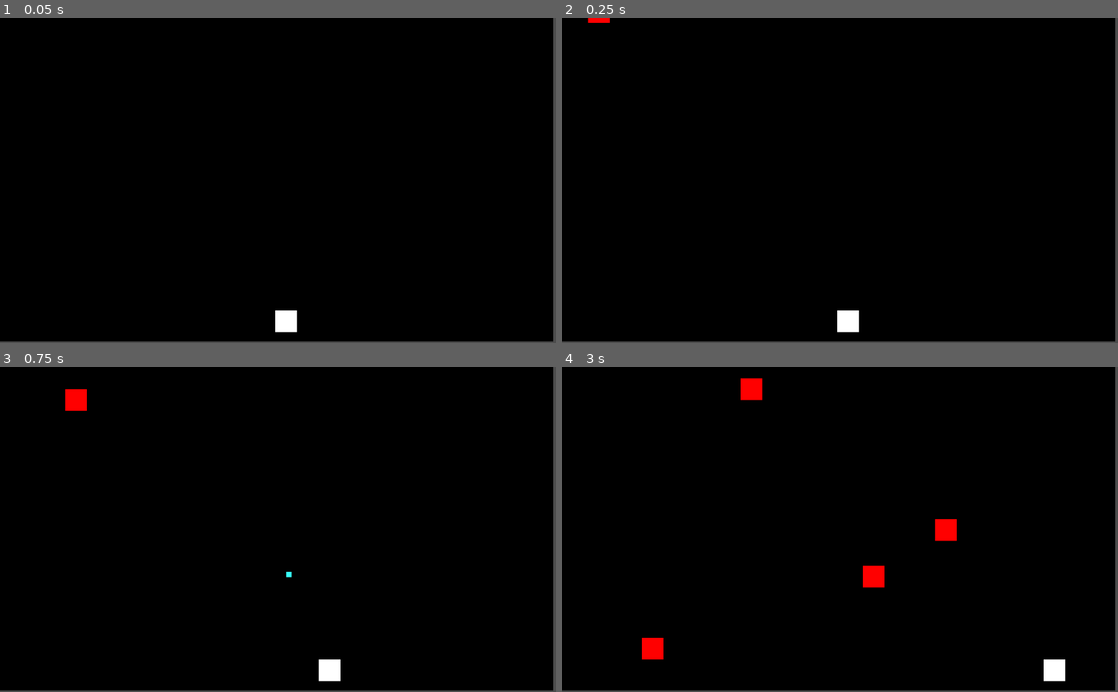
Above: before the commit, frames 1-4 (two rows, left to right).
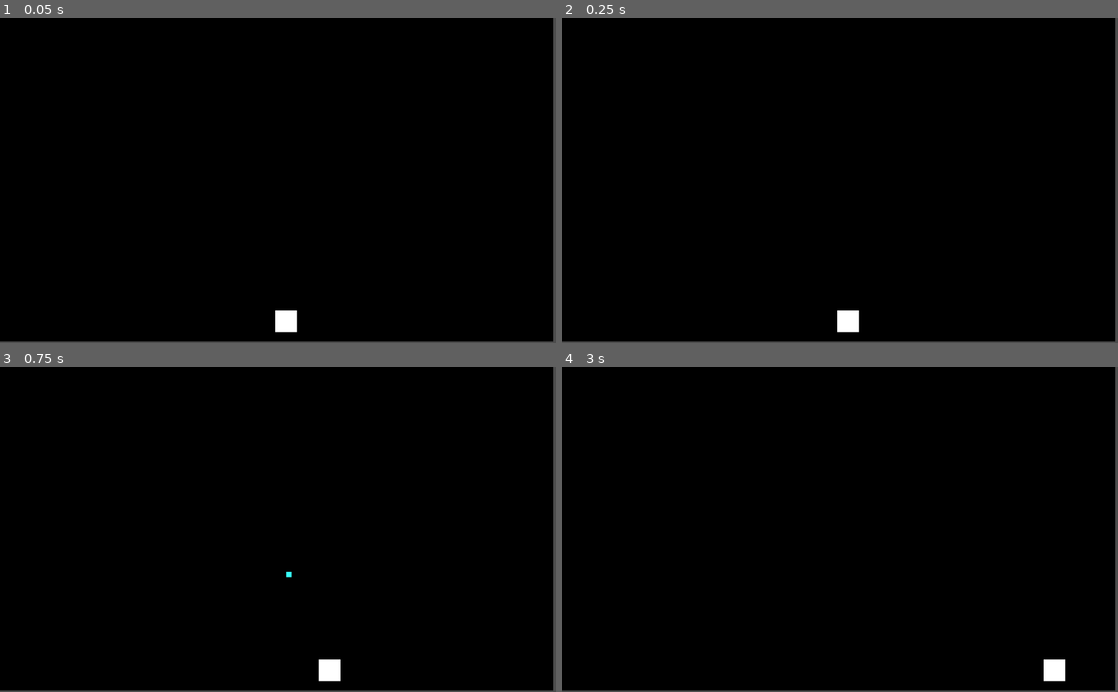
Above: after the commit, the same moments.

Repository: johnnybigoode-zz/not-gradius
Game: Godot game, scene res://MainRoot.tscn
Two runs of this game, one before a commit and one after it. Both use one fixed random seed, a clock stepped at 60 frames per second and the inputs below.
Inputs:
- Up to frame 1 (0.05 s): no input
- Up to frame 2 (0.25 s): no input
- Up to frame 3 (0.75 s): tap Enter (ui_accept) at 0.5 s; hold Right (ui_right) from 0.53 s (still down)
- Up to frame 4 (3 s): tap Enter (ui_accept) at 0.77, 1.52 s; release Right (ui_right) at 1.28 s; hold Left (ui_left) 1.28-2.03 s; hold Right (ui_right) from 2.03 s (still down)

Frame 1 is identical in both runs. In frame 2, less than 0.1% of the frame differs, in the area x 4-9%, y 0-2%; in frame 3, 0.3%; in frame 4, 1.1%, in the area x 14-71%, y 3-91%.
Error after the commit: Parse Error: The identifier "timer" isn't declared in the current scope. (res://MainRoot.gd:26)

Commit message:
Add borders

Diff:
--- /dev/null
+++ b/Borders.tscn
@@ -0,0 +1,22 @@
+[gd_scene load_steps=2 format=2]
+
+[sub_resource type="RectangleShape2D" id=1]
+extents = Vector2( 5, 300 )
+
+[node name="Borders" type="Node2D"]
+position = Vector2( -50, 0 )
+
+[node name="Node2D" type="Node2D" parent="."]
+
+[node name="StaticBody2D" type="StaticBody2D" parent="Node2D"]
+
+[node name="CollisionShape2D" type="CollisionShape2D" parent="Node2D/StaticBody2D"]
+position = Vector2( 5, 300 )
+shape = SubResource( 1 )
+
+[node name="Borders" type="ColorRect" parent="Node2D"]
+margin_right = 10.0
+margin_bottom = 600.0
+__meta__ = {
+"_edit_use_anchors_": false
+}
--- a/Global.gd
+++ b/Global.gd
@@ -1,3 +1,7 @@
 extends Node
 
 var score = 0
+var screen_width = 1024
+const border_width = 10
+var left_border_x = screen_width/3
+var right_border_x = (screen_width/3) * 2
--- a/MainRoot.gd
+++ b/MainRoot.gd
@@ -1,5 +1,7 @@
 extends Node2D
 
+var Border = load("res://Borders.tscn")
+onready var Global = get_node("/root/Global")
 
 # Declare member variables here. Examples:
 # var a = 2
@@ -9,13 +11,16 @@
 # Called when the node enters the scene tree for the first time.
 func _ready():
 	randomize()
+	add_bounds()
 	enemy_factory()
 
-
-var Enemy = load("res://Enemy.tscn")
-var timer = null
-var enemy_delay = 1
-var row_width = 60
+func add_bounds():
+	var border_left = Border.instance()
+	var border_right = Border.instance()
+	border_left.position = Vector2(Global.left_border_x-Global.border_width,0)
+	border_right.position = Vector2(Global.right_border_x,0)
+	add_child(border_left)
+	add_child(border_right)
 
 func enemy_factory():
 	timer = Timer.new()
--- a/MainRoot.tscn
+++ b/MainRoot.tscn
@@ -1,9 +1,10 @@
-[gd_scene load_steps=6 format=2]
+[gd_scene load_steps=7 format=2]
 
 [ext_resource path="res://Shooter.gd" type="Script" id=1]
 [ext_resource path="res://Bullet.tscn" type="PackedScene" id=2]
 [ext_resource path="res://Enemy.tscn" type="PackedScene" id=3]
 [ext_resource path="res://MainRoot.gd" type="Script" id=4]
+[ext_resource path="res://Borders.tscn" type="PackedScene" id=5]
 
 [sub_resource type="RectangleShape2D" id=1]
 
@@ -11,7 +12,7 @@
 script = ExtResource( 4 )
 __meta__ = {
 "_edit_horizontal_guides_": [ 300.0 ],
-"_edit_vertical_guides_": [ 512.0 ]
+"_edit_vertical_guides_": [ 512.0, 340.786, 682.089 ]
 }
 
 [node name="Background" type="Node2D" parent="."]
@@ -48,6 +49,8 @@
 position = Vector2( -100, 0 )
 
 [node name="Enemy" parent="." instance=ExtResource( 3 )]
-position = Vector2( 0, -50 )
+position = Vector2( -300, 700 )
+
+[node name="Borders" parent="." instance=ExtResource( 5 )]
 
 [connection signal="area_entered" from="Shooter/Area2D" to="Shooter" method="_on_Area2D_area_entered"]
